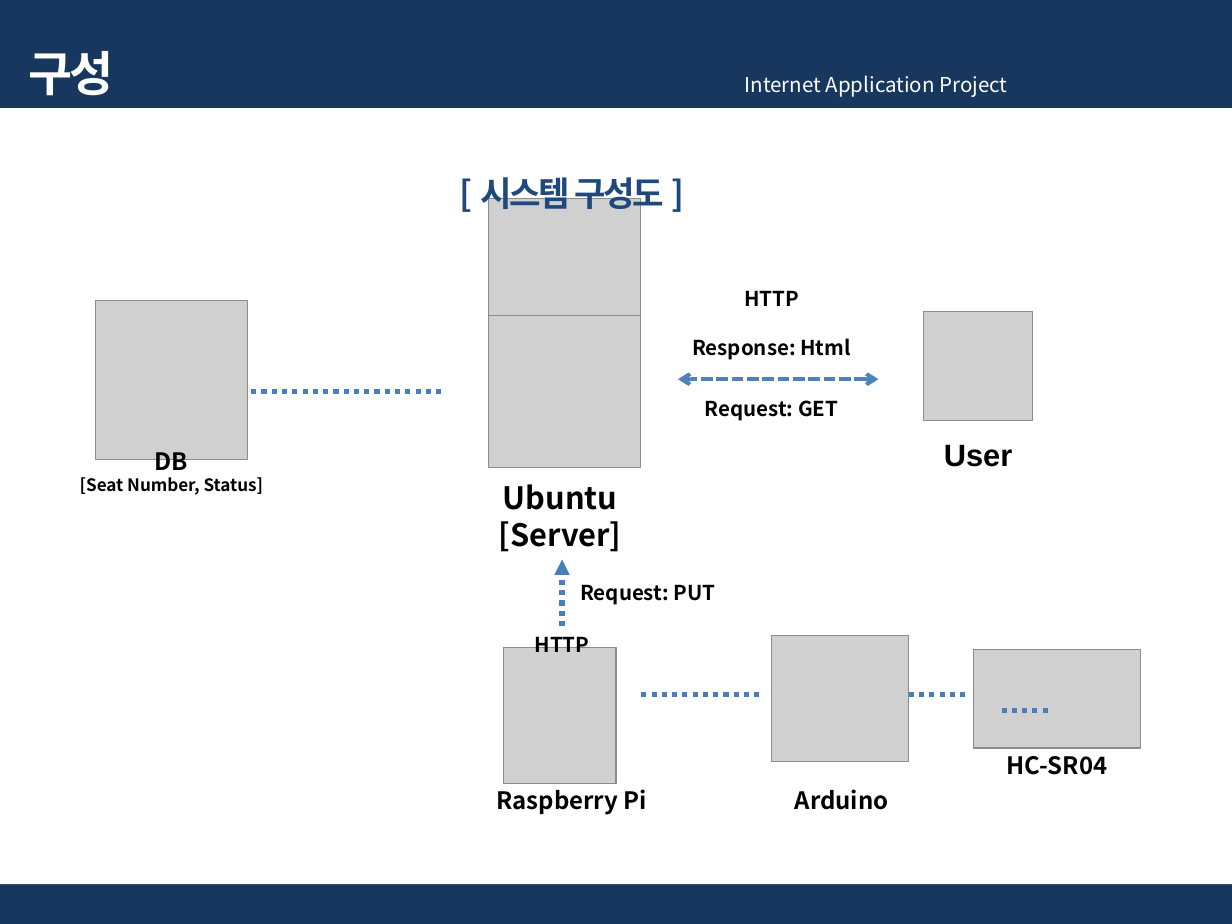
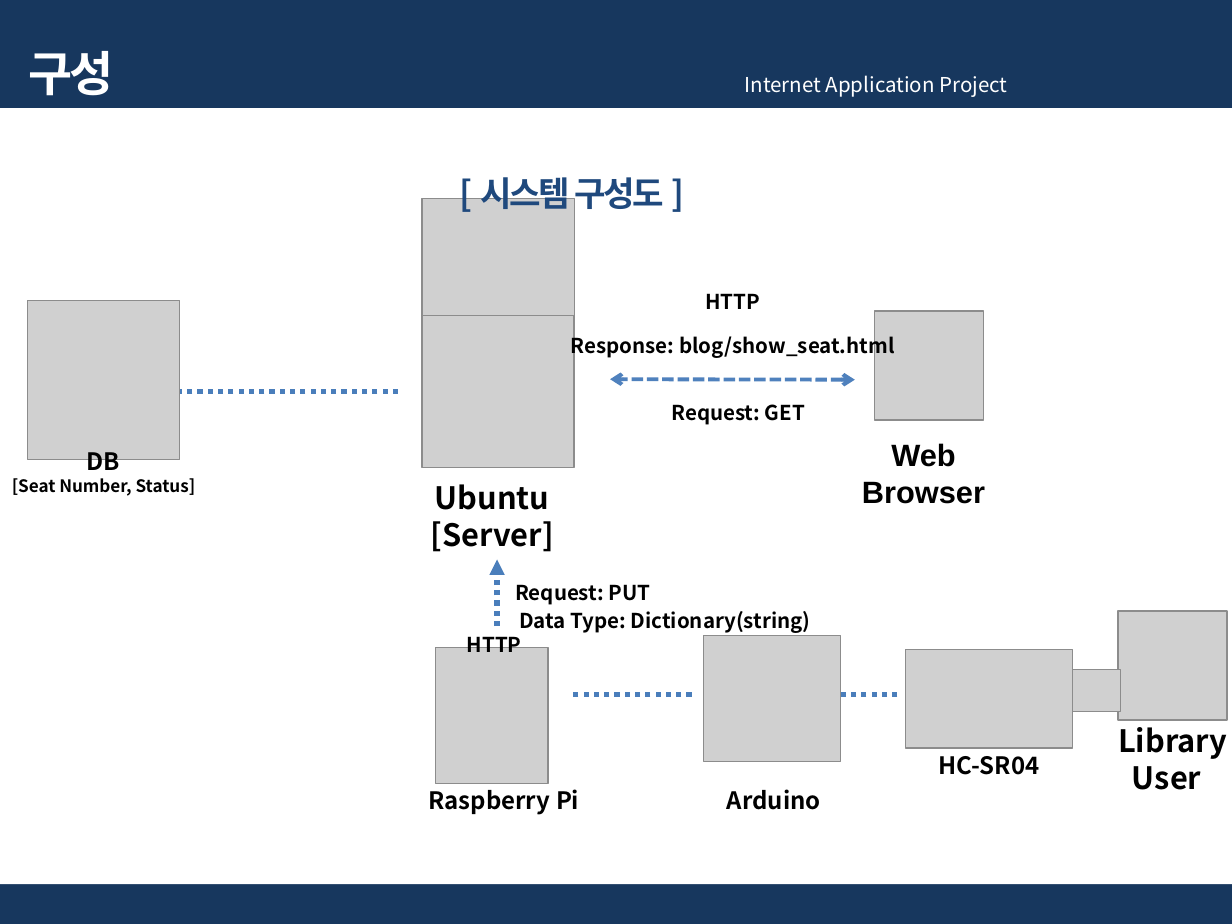
Before and after one commit to jy016011/warmup_django2, a slide deck: slide 4 of Team_4.pptx. Drawn at 1232x924 pixels with LibreOffice and Linux fonts; fonts in the diff are those of the drawing; grey boxes stand for pictures. Boxes give left, top, right and bottom in pixels: in the first picture for what was removed or moved away, otherwise in the second. Text is boxed around its words. In the diff, an @@ line names an element or a change of style, - is before the commit and + after.

Commit message:
update

```diff
--- a/Team_4.pptx
+++ b/Team_4.pptx
@@ text "HTTP": place and size @@
-text "HTTP" at [744, 290, 799, 306]
+text "HTTP" at [705, 293, 760, 309]
@@ picture: place and size @@
-picture at [924, 312, 1034, 421]
+picture at [875, 312, 984, 421]
@@ text at [571, 333, 894, 359]: text changed @@
-Response: Html
+Response: blog/show_seat.html
@@ double arrow moved from (878, 379) - (678, 379) to (855, 379) - (610, 379) @@
@@ line moved from (441, 392) - (248, 392) to (398, 392) - (180, 392) @@
@@ text "Request: GET": place and size @@
-text "Request: GET" at [705, 400, 838, 421]
+text "Request: GET" at [671, 404, 805, 425]
@@ text at [862, 443, 985, 504]: text changed @@
-User
+Web Browser
@@ 3 pictures, 1 text, 1 arrow: place and size @@
-3 pictures, 1 text, 1 arrow at [488, 198, 1141, 748]
+3 pictures, 1 text, 1 arrow at [423, 198, 1073, 748]
@@ text added at [519, 611, 811, 633], 12 pt, text #000000, bold @@
+Data Type: Dictionary(string)
@@ picture added at [1117, 611, 1227, 721] @@
@@ picture added at [1072, 670, 1121, 711] @@
@@ 6 texts, 3 pictures, 2 lines: place and size @@
-6 texts, 3 pictures, 2 lines at [80, 301, 1107, 815]
+6 texts, 3 pictures, 2 lines at [12, 301, 1040, 815]
@@ line removed from (1048, 711) to (997, 711) @@
@@ text added at [1118, 727, 1227, 790], 18 pt, text #000000, bold @@
+Library
+User
```
